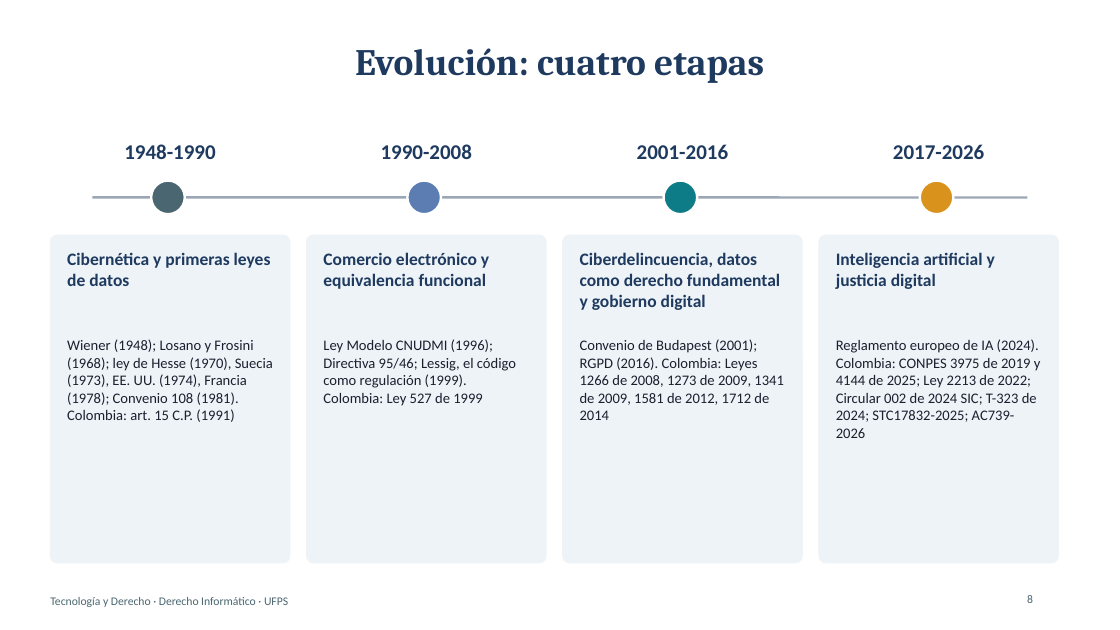
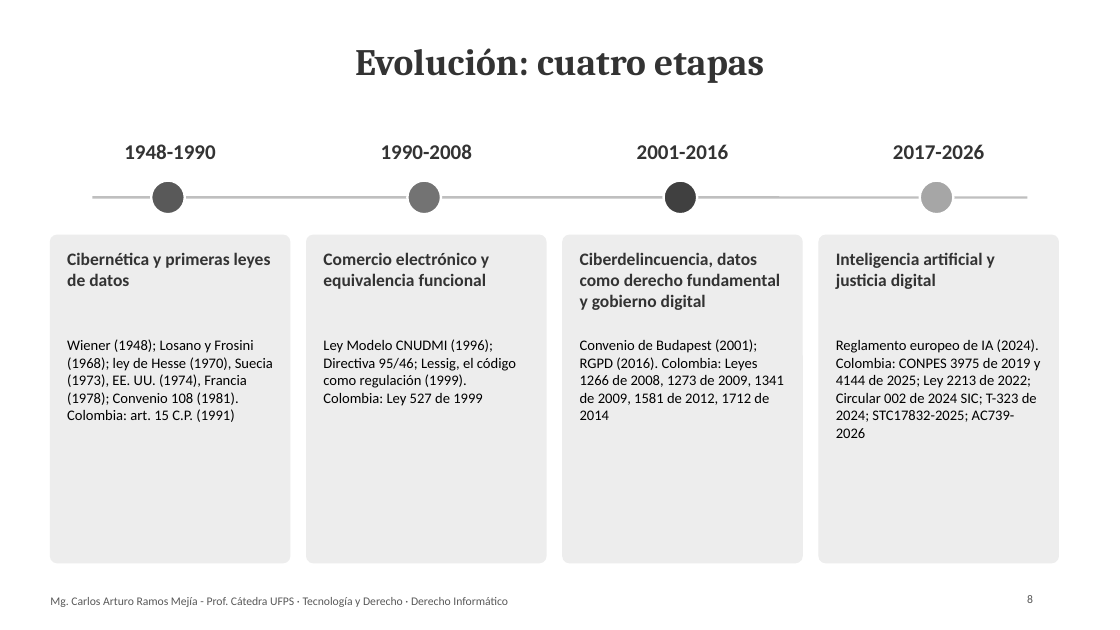
Before and after one commit to Arturoramos22/Arturoramos22, a slide deck: slide 8 of clase-derecho-informatico/DIAPOSITIVAS.pptx. Drawn at 1120x630 pixels with LibreOffice and Linux fonts; fonts in the diff are those of the drawing. Boxes give left, top, right and bottom in pixels: in the first picture for what was removed or moved away, otherwise in the second. Text is boxed around its words. In the diff, an @@ line names an element or a change of style, - is before the commit and + after.

```diff
--- a/clase-derecho-informatico/DIAPOSITIVAS.pptx
+++ b/clase-derecho-informatico/DIAPOSITIVAS.pptx
@@ line (92, 197) - (1028, 197): stroke #9BA7B4 2 pt to #BFBFBF 2 pt @@
@@ ellipse at <box>151,181,185,214</box>: fill #4A6670 to #595959 @@
@@ ellipse at <box>408,181,441,214</box>: fill #5B7DB1 to #737373 @@
@@ ellipse at <box>664,181,697,214</box>: fill #0E7C86 to #404040 @@
@@ ellipse at <box>920,181,954,214</box>: fill #D9931D to #A6A6A6 @@
@@ fill #EEF3F8 to #EDEDED; outline #EEF3F8 1 pt to #EDEDED 1 pt in 4 elements at <box>50,235,290,563</box>, <box>307,235,546,563</box>, <box>563,235,802,563</box>, <box>819,235,1059,563</box> @@
@@ text colour #1F3A5F to #333333 in 9 elements at <box>355,48,764,83</box>, <box>124,144,215,159</box>, <box>67,252,271,286</box>, <box>381,144,472,159</box>, <box>323,252,489,289</box>, <box>637,144,728,159</box>, <box>580,252,780,310</box>, <box>893,144,984,159</box>, <box>836,252,995,289</box> @@
@@ text colour #1B1F2E to #000000 in 4 elements at <box>67,339,273,422</box>, <box>323,339,516,406</box>, <box>580,339,784,420</box>, <box>836,339,1041,438</box> @@
@@ text at <box>50,597,508,607</box>: text changed; text colour #4A6670 to #595959 @@
-Tecnología y Derecho · Derecho Informático · UFPS
+Mg. Carlos Arturo Ramos Mejía - Prof. Cátedra UFPS · Tecnología y Derecho · Derecho Informático
@@ page number at <box>1027,595,1033,603</box>: text colour #4A6670 to #595959 @@
```
Also in this commit, not shown: 23 other slides changed, 2 other files.
